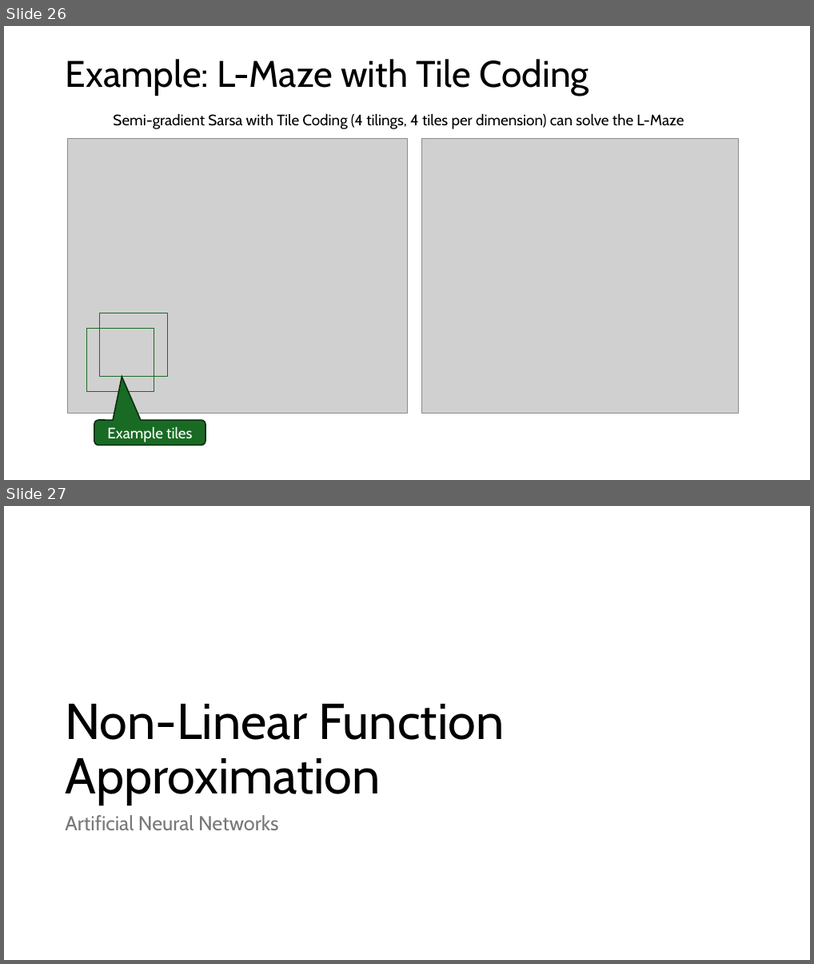
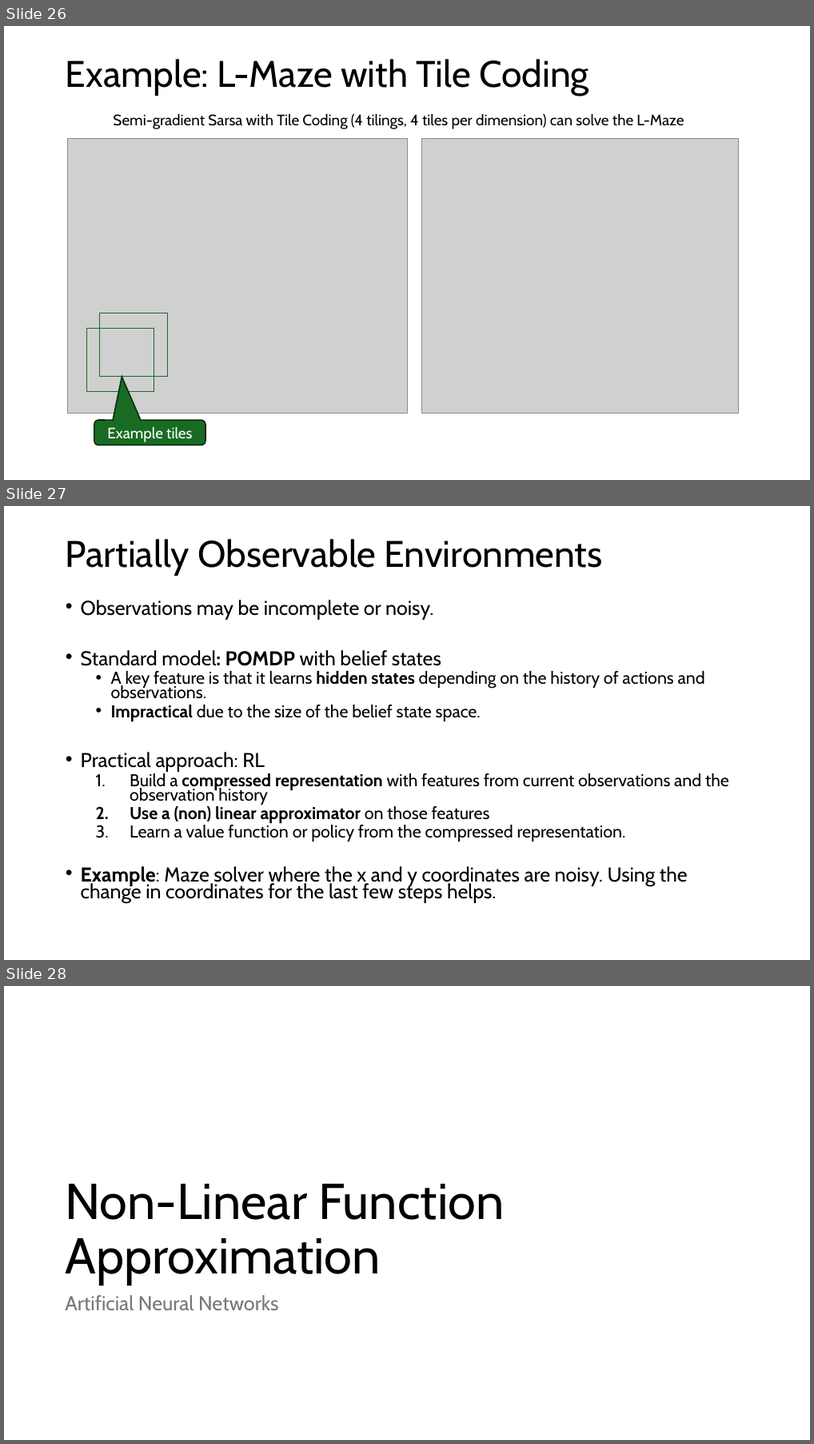
Before and after one commit to mhahsler/Introduction_to_Reinforcement_Learning, a slide deck: slides/Lecture_Chapter09.pptx. Shown one above the other, each under a label of ours: slides 26 and 27 before the commit, slides 26, 27 and 28 after it. The pictures are 814x964 and 814x1444 pixels, drawn with LibreOffice and Linux fonts; fonts in the diff are those of the drawing; grey boxes stand for pictures. Boxes give left, top, right and bottom in pixels: in the first picture for what was removed or moved away, otherwise in the second. Text is boxed around its words. In the diff, an @@ line names an element or a change of style, - is before the commit and + after.

Commit message:
POMDP.

```diff
--- a/slides/Lecture_Chapter09.pptx
+++ b/slides/Lecture_Chapter09.pptx
@@ slide 27 added at (4, 506, 810, 960), background #FFFFFF @@
@@ title added at (66, 539, 603, 576), 44 pt, text #000000 @@
+Partially Observable Environments
@@ text added at (81, 600, 730, 902), 20.4 pt, text #000000 @@
+• Observations may be incomplete or noisy.
+• Standard model: POMDP with belief states
+  • A key feature is that it learns hidden states depending on the history of actions and observations.
+  • Impractical due to the size of the belief state space.
+• Practical approach: RL
+  1. Build a compressed representation with features from current observations and the observation history
+  2. Use a (non) linear approximator on those features
+  3. Learn a value function or policy from the compressed representation.
+• Example: Maze solver where the x and y coordinates are noisy. Using the change in coordinates for the last few steps helps.
@@ what was slide 27 is now slide 28 @@
```
Also in this commit, not shown: 1 other file.
